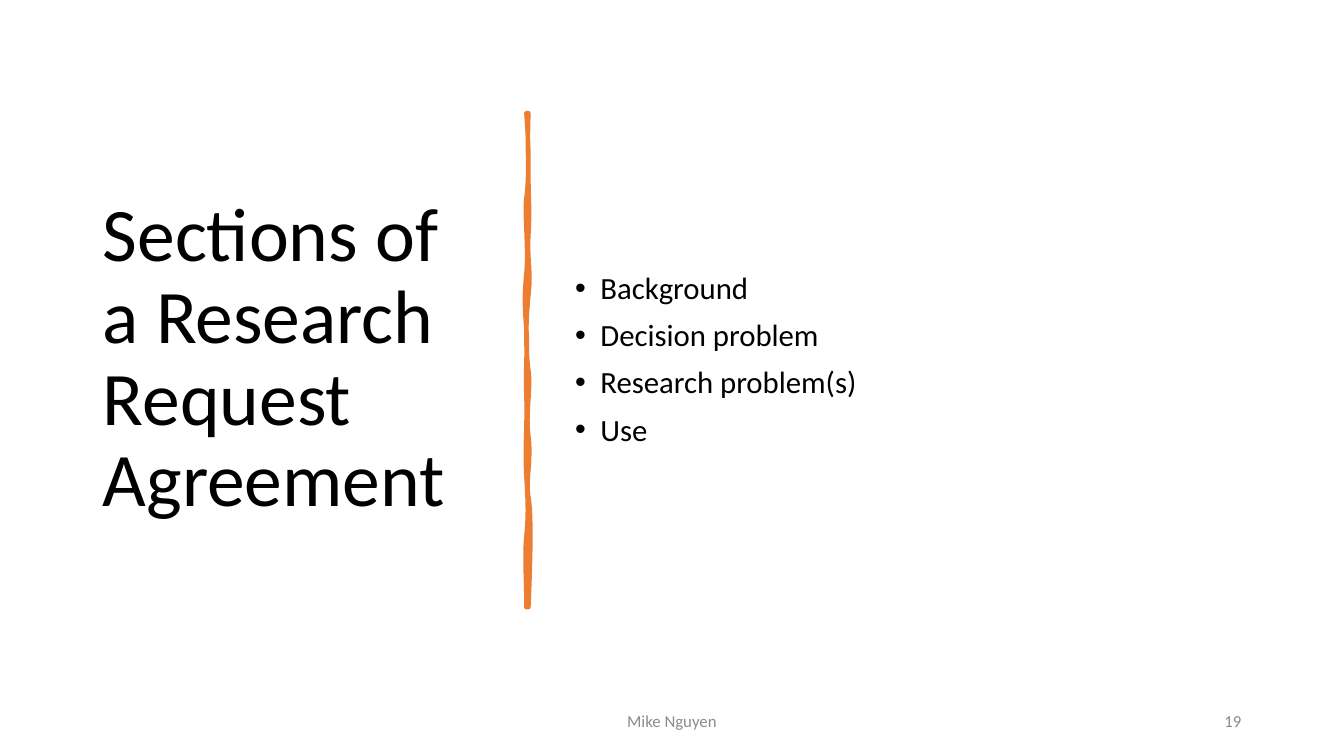
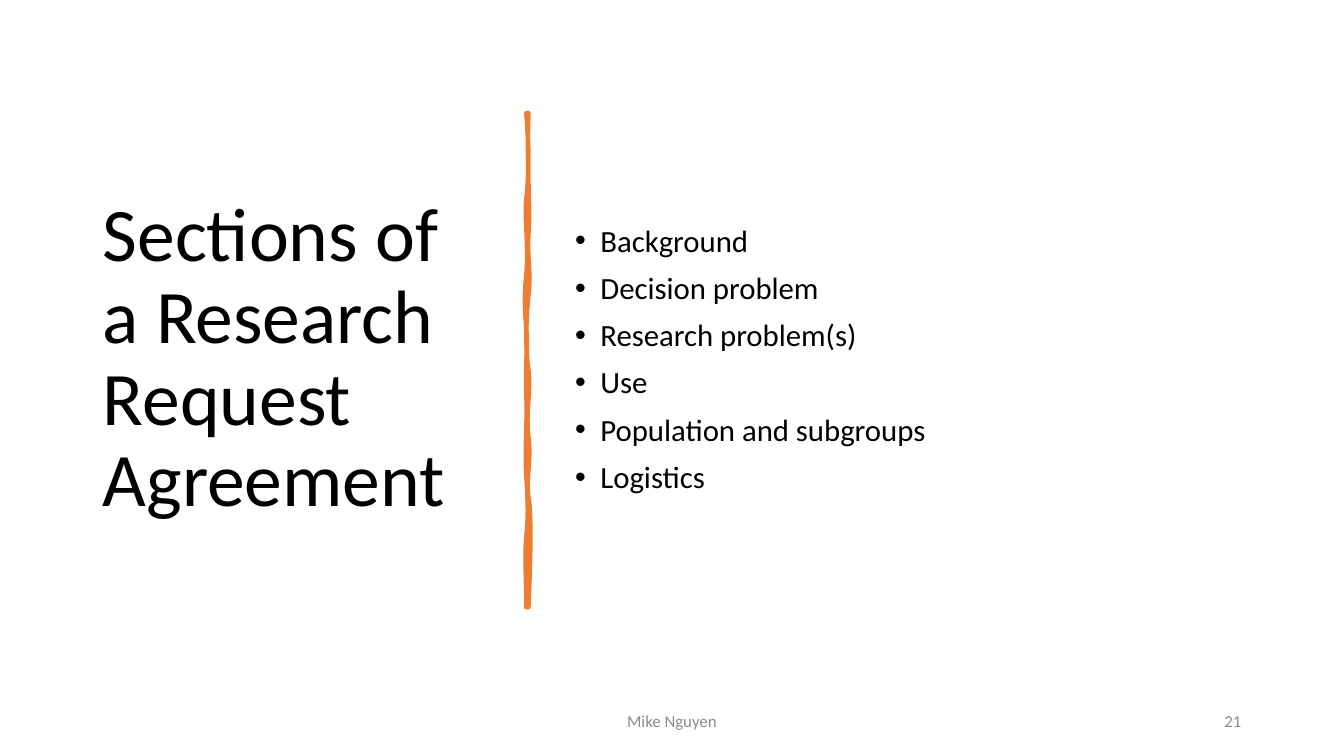
Before and after one commit to mikenguyen13/mar4050, a slide deck: slide 21 of lectures/1/Unit2_Marketing Research Process.pptx (slide 19 before the commit). Drawn at 1344x756 pixels with LibreOffice and Linux fonts; fonts in the diff are those of the drawing. Boxes give left, top, right and bottom in pixels: in the first picture for what was removed or moved away, otherwise in the second. Text is boxed around its words. In the diff, an @@ line names an element or a change of style, - is before the commit and + after.

```diff
--- a/lectures/1/Unit2_Marketing Research Process.pptx
+++ b/lectures/1/Unit2_Marketing Research Process.pptx
@@ text at (x1=600, y1=419, x2=925, y2=494): paragraphs added @@
+• Population and subgroups
+• Logistics
@@ page number at (x1=1224, y1=716, x2=1241, y2=727): text changed @@
-19
+21
```
Also in this commit, not shown: 8 other slides changed, 2 slides removed, 9 other files.
